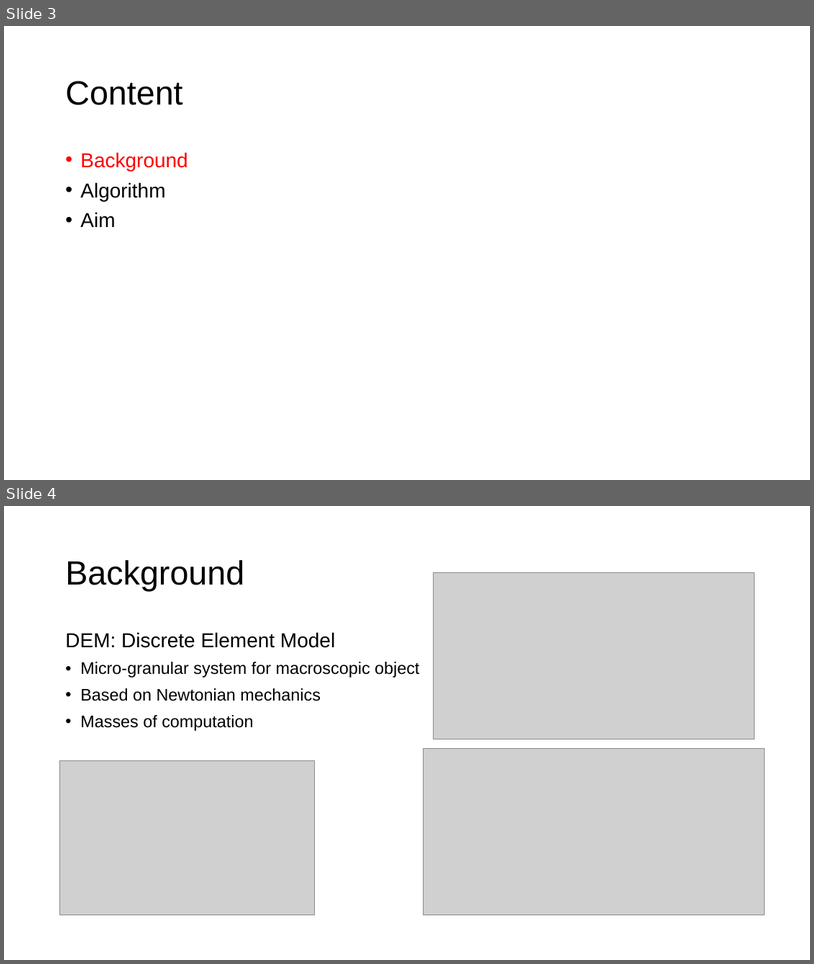
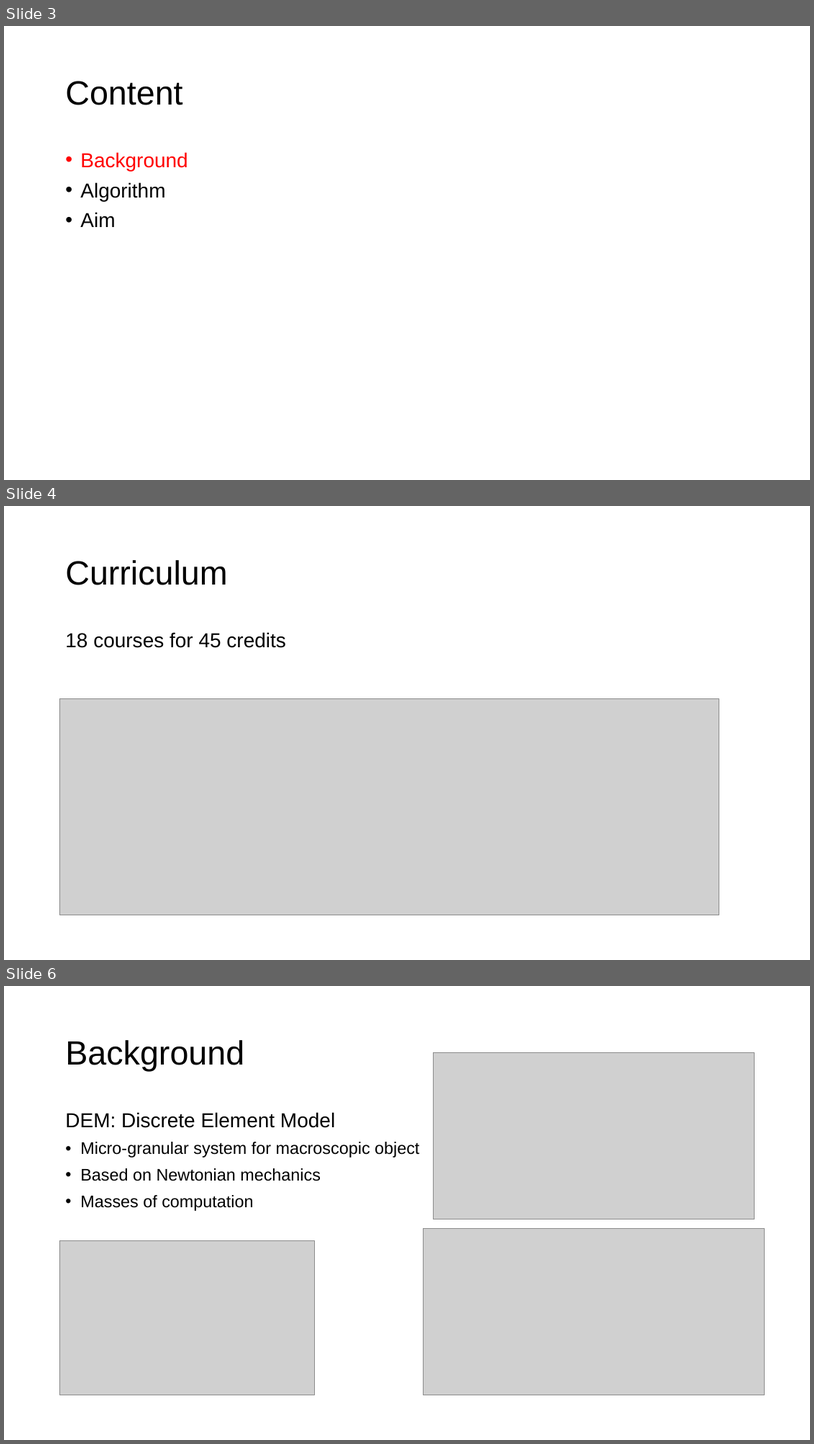
Before and after one commit to jerryweihuajing/Post-Processing, a slide deck: 魏华敬-硕士答辩2020年6月.pptx. Shown one above the other, each under a label of ours: slides 3 and 4 before the commit, slides 3, 4 and 6 after it; the slides between them are not shown. The pictures are 814x964 and 814x1444 pixels, drawn with LibreOffice and Linux fonts; fonts in the diff are those of the drawing; grey boxes stand for pictures. Boxes give left, top, right and bottom in pixels: in the first picture for what was removed or moved away, otherwise in the second. Text is boxed around its words. In the diff, an @@ line names an element or a change of style, - is before the commit and + after.

```diff
--- a/魏华敬-硕士答辩2020年6月.pptx
+++ b/魏华敬-硕士答辩2020年6月.pptx
@@ slide 4 added at (4, 506, 810, 960), background #CCE8CF @@
@@ title added at (65, 560, 227, 585), 40 pt, text #000000 @@
+Curriculum
@@ text added at (65, 632, 286, 648), 24 pt, text #000000 @@
+18 courses for 45 credits
@@ picture added at (59, 698, 720, 914) @@
@@ what was slide 4 is now slide 6 @@
```
Also in this commit, not shown: 1 other slide added, 1 slide removed, 4 other files.
